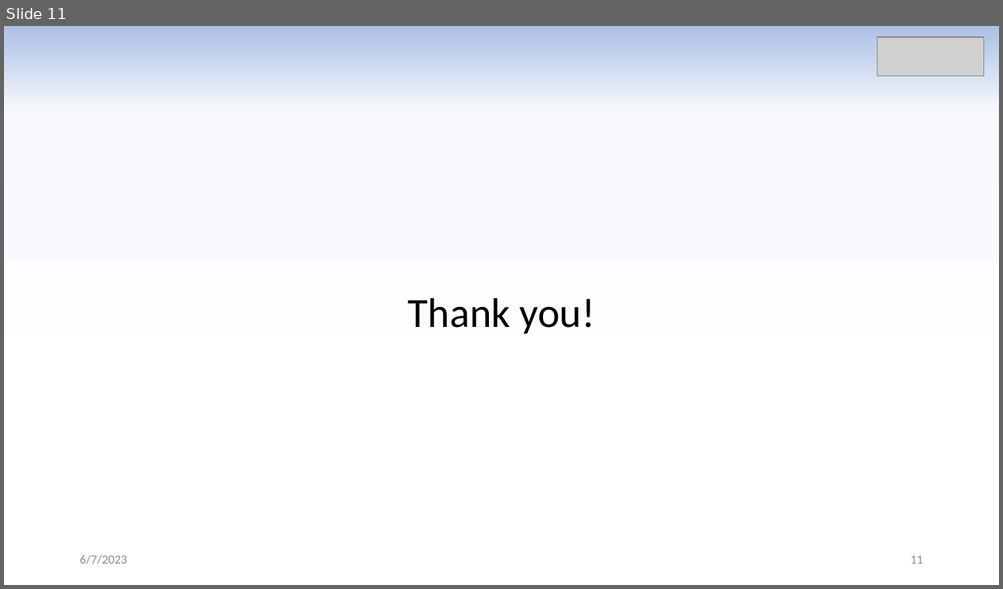
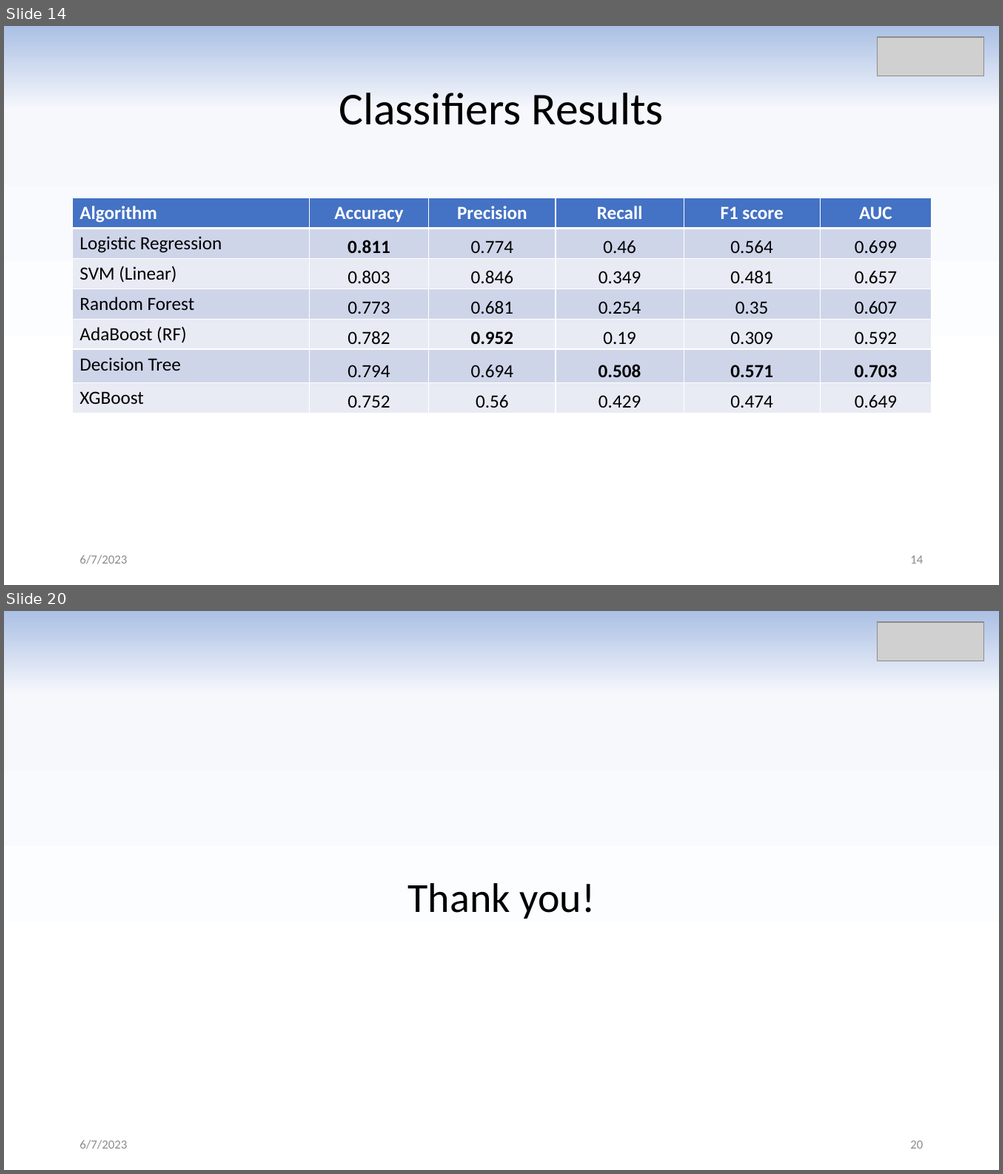
Before and after one commit to m-faisalshahid/AI, a slide deck: Diabetes Type 2 Prediction.pptx. Shown one above the other, each under a label of ours: slide 11 before the commit, slides 14 and 20 after it; the slides between them are not shown. The pictures are 1003x589 and 1003x1174 pixels, drawn with LibreOffice and Linux fonts; fonts in the diff are those of the drawing; grey boxes stand for pictures. Boxes give left, top, right and bottom in pixels: in the first picture for what was removed or moved away, otherwise in the second. Text is boxed around its words. In the diff, an @@ line names an element or a change of style, - is before the commit and + after.

```diff
--- a/Diabetes Type 2 Prediction.pptx
+++ b/Diabetes Type 2 Prediction.pptx
@@ slide 14 added at (x1=4, y1=26, x2=999, y2=585), background gradient #ABC0E4 to #F6F8FC to #FFFFFF @@
@@ picture added at (x1=877, y1=37, x2=983, y2=76) @@
@@ title added at (x1=338, y1=93, x2=663, y2=125), 44 pt, text #000000 @@
+Classifiers Results
@@ table added at (x1=73, y1=198, x2=931, y2=413), 7 rows, 6 columns @@
+Algorithm | Accuracy | Precision | Recall | F1 score | AUC
+Logistic Regression | 0.811 | 0.774 | 0.46 | 0.564 | 0.699
+SVM (Linear) | 0.803 | 0.846 | 0.349 | 0.481 | 0.657
+Random Forest | 0.773 | 0.681 | 0.254 | 0.35 | 0.607
+AdaBoost (RF) | 0.782 | 0.952 | 0.19 | 0.309 | 0.592
+Decision Tree | 0.794 | 0.694 | 0.508 | 0.571 | 0.703
+XGBoost | 0.752 | 0.56 | 0.429 | 0.474 | 0.649
@@ text added at (x1=79, y1=555, x2=127, y2=565), 12 pt, text #8C8C8C @@
+6/7/2023
@@ page number added at (x1=910, y1=556, x2=922, y2=564), 12 pt, text #8C8C8C @@
+14
@@ what was slide 11 is now slide 20 @@
@@ page number at (x1=910, y1=1141, x2=922, y2=1149): text changed @@
-11
+20
```
Also in this commit, not shown: 9 slides changed, 8 other slides added, 1 slide removed.
